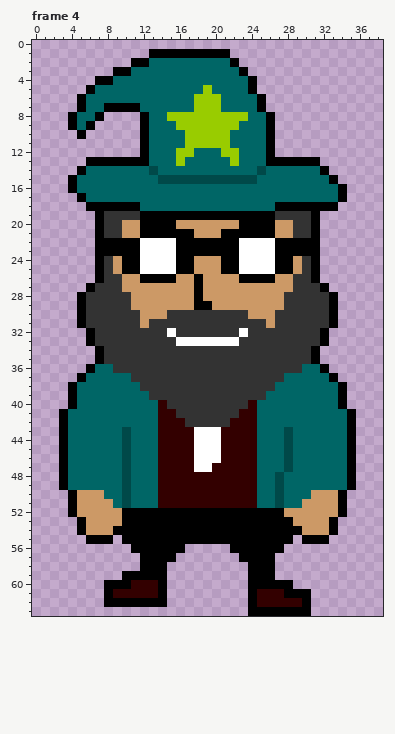
One commit to this pixel-art file: WIP/DiGiorn Redraw.aseprite. That is the earlier state.
39x64 pixels, 4 frames. Shown: frame 4. The commit also changed other frames, which this record leaves out.
And afterwards:
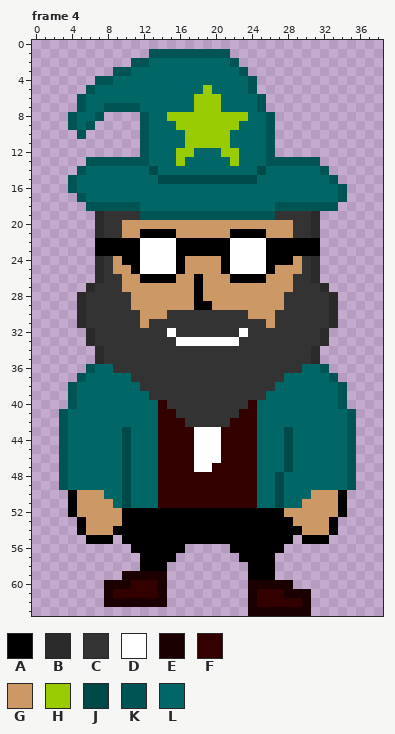
Palette (. is transparent): A #000000  B #2a2a2a  C #333333  D #ffffff  E #1a0000  F #330000  G #cc9966  H #99cc00  J #004949  K #005454  L #006666
What changed:
Changed rows in their new state; - is an unchanged pixel.
Frame 4:
first column x 3:
 1 ----------KKKKKKKKK--------------
 2 --------KK---------K-------------
 3 ------KK------------K------------
 4 ----KK---------------K-----------
 5 ---K-----------------K-----------
 6 --K-------------------K----------
 7 --K--KKKK-------------K----------
 8 -K--K----K-------------K---------
 9 -K-K-----K-------------K---------
10 --K------K-------------K---------
11 ---------K-------------K---------
12 ---------K-------------K---------
13 ---KKKKKKK-------------KKKKKK----
14 --K--------------------------K---
15 -K----------------------------K--
16 -K-----------------------------K-
17 --K----------------------------K-
18 ---KKKKKK---------------KKKKKKK--
19 ----B----KKKKKKKKKKKKKKK----B----
20 ----B----GGGG-------GGGG----B----
21 ----B--------GG---G----G----B----
22 -------------------D---A---------
23 -------------------D---A---------
24 ----B---------G----D---A----B----
25 ----B--G------G----D---AGG--B----
26 ----B--------------A---G----B----
27 ---B-------------------------B---
28 --B---------------------------B--
29 --B---------------------------B--
30 --B---------------------------B--
31 --B---------------------------B--
32 ---B-------------------------B---
33 ---B-------------------------B---
34 ----B-----------------------B----
35 ----B-----------------------B----
36 ---K-------------------------K---
37 --K---------------------------K--
38 -K-----------------------------K-
39 -K-----------------------------K-
40 -K-----------------------------K-
41 K-------------------------------K
42 K-------------------------------K
43 K-------------------------------K
44 K-------------------------------K
45 K-------------------------------K
46 K-------------------------------K
47 K-------------------------------K
48 K-------------------------------K
49 K-------------------------------K
first column x 8:
59 --EEEEE----------------
60 EEE---E---------EEEEE--
61 E-----E---------E---EEE
62 EEEEEEE---------E-----E
63 ----------------EEEEEEE
Boxes around the changes in both pictures, in picture pixels (x1, y1, x2, y2):
changed: (59, 49, 356, 490)
changed: (104, 571, 167, 607)
changed: (248, 580, 311, 616)
